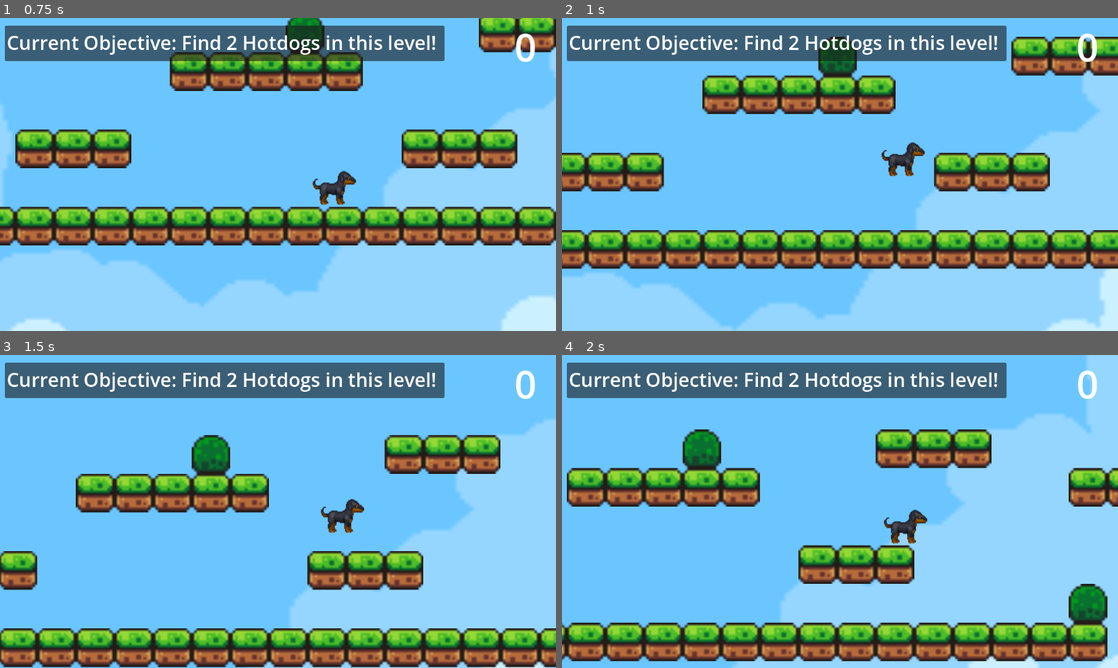
Above: before the commit, frames 1-4 (two rows, left to right).
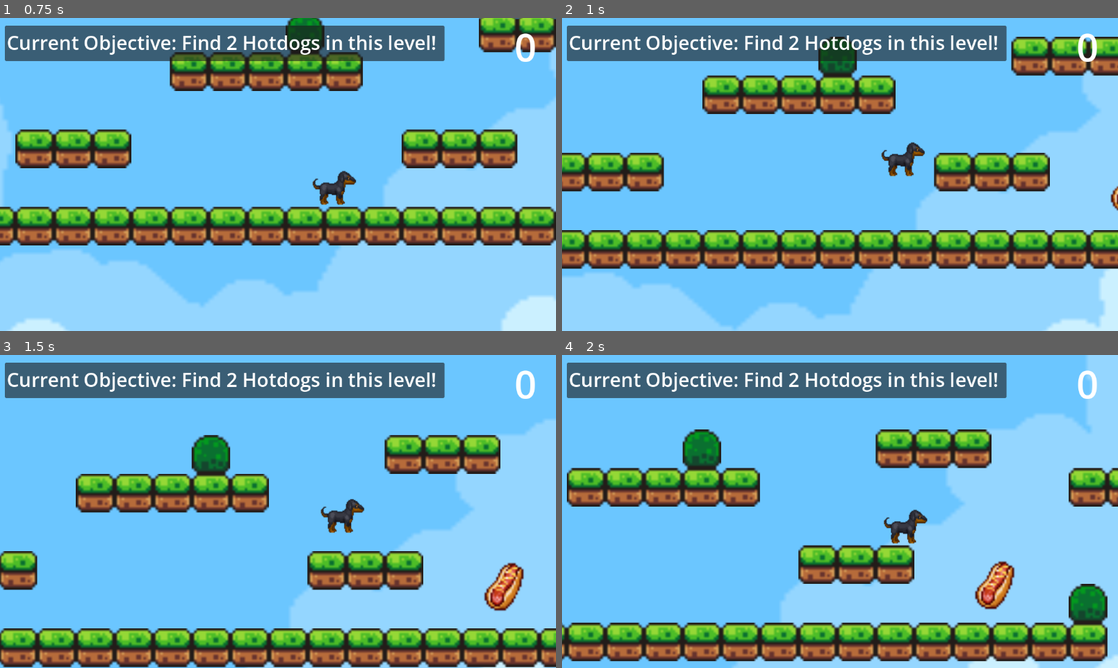
Above: after the commit, the same moments.

Repository: savagerunderscorelex/Stop-Being-A-Weenie
Game: Godot game, scene res://main.tscn
Same seed, same stepped clock (60 frames per second), same inputs: the game is played once before the commit and once after it.
Inputs:
- Up to frame 1 (0.75 s): tap Enter at 0.5 s; hold D (move_right) from 0.53 s (still down)
- Up to frame 2 (1 s): keep holding D (move_right); tap Up (jump) at 0.77 s
- Up to frame 3 (1.5 s): keep holding D (move_right)
- Up to frame 4 (2 s): keep holding D (move_right); tap Up (jump) at 1.52 s

Frame 1 is identical in both runs. In frame 2, less than 0.1% of the frame differs, in the area x 98-100%, y 53-62%; in frame 3, 0.7%; in frame 4, 0.7%, in the area x 74-82%, y 65-82%.

Commit message:
update to do

Diff:
--- a/game.game/main.tscn
+++ b/game.game/main.tscn
@@ -303,6 +303,10 @@
 position = Vector2(3075, 168)
 scale = Vector2(0.45967, 0.466328)
 
+[node name="hot_dog_coin2" parent="." instance=ExtResource("5_lquwl")]
+position = Vector2(1044, 324)
+scale = Vector2(0.45967, 0.466328)
+
 [connection signal="body_entered" from="Area2D" to="." method="_on_area_2d_body_entered"]
 [connection signal="body_entered" from="Area2D2" to="." method="_on_area_2d_body_entered"]
 [connection signal="body_entered" from="Area2D3" to="." method="_on_area_2d_3_body_entered"]
--- a/game.game/scenes/hot_dog_coin.tscn
+++ b/game.game/scenes/hot_dog_coin.tscn
@@ -65,11 +65,6 @@
 "loop": true,
 "name": &"default",
 "speed": 6.0
-}, {
-"frames": [],
-"loop": true,
-"name": &"new_animation",
-"speed": 5.0
 }]
 
 [sub_resource type="CircleShape2D" id="CircleShape2D_knub6"]
@@ -81,8 +76,6 @@
 [node name="AnimatedSprite2D" type="AnimatedSprite2D" parent="."]
 position = Vector2(213, 164)
 sprite_frames = SubResource("SpriteFrames_do0wu")
-frame = 6
-frame_progress = 0.488157
 
 [node name="Area2D" type="Area2D" parent="."]
 
@@ -90,4 +83,5 @@
 position = Vector2(186, 155)
 shape = SubResource("CircleShape2D_knub6")
 
+[connection signal="ready" from="." to="." method="_on_ready"]
 [connection signal="body_entered" from="Area2D" to="." method="_on_area_2d_body_entered"]
--- a/game.game/scripts/hot_dog_coin.gd
+++ b/game.game/scripts/hot_dog_coin.gd
@@ -1,4 +1,11 @@
 extends Node2D
+@onready var animator = $AnimatedSprite2D
+
+
 
 func _on_area_2d_body_entered(body: Node2D) -> void:
 	self.queue_free()
+
+
+func _on_ready() -> void:
+	animator.play("default")
--- a/game.game/scripts/hotdog.gd
+++ b/game.game/scripts/hotdog.gd
@@ -11,7 +11,7 @@
 	update_animation()
 	move_and_slide() # Can only be used in a Character2D Node
 
-func get_input() -> void:
+func get_input() -> void: # -> void means returns void, which means that this function does not return a value
 	if Input.is_action_just_pressed("jump") and is_on_floor(): # If the up buttons are pressed and the sprite is touching a solid object
 		velocity.y = jump_speed # jumping height
 	var direction = Input.get_axis("move_left", "move_right") # Gets 2 input actions for input, the right side of the assignment operator returns a value between -1 and 1, -1 for left, 1 for right
Not shown, changed: logs.md
